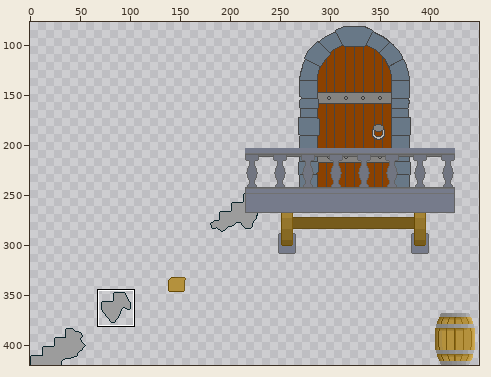
Two versions of one sprite sheet, castle_game/textures/staircase_down.png. Above: a wide view before the commit, with the close-up outlined.
Close-up. Earlier state:
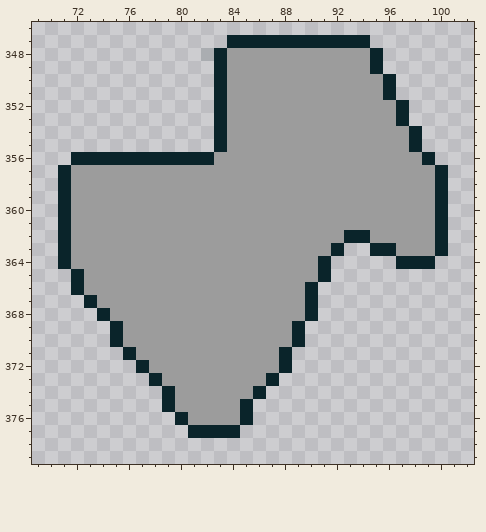
The file is 504x420 pixels. Colours within 5 levels of each other are drawn and written as one. Shown: x 69..102, y 346..379. The wide view leaves out empty margins. The commit also changed other parts of the picture, which this record leaves out.
New version:
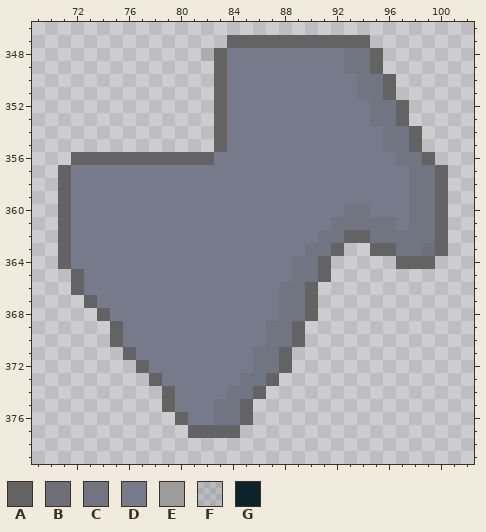
Palette (. is transparent): A #636363  B #6d7078  C #717581  D #767b8b  E #9c9c9c  F #0a242a1c  G #0a242a
From old to new:
The author changed colour G to colour A in row 347 at x 84 to 94; in rows 348 to 349 at x 83 and 95; in rows 350 to 351 at x 83 and 96; in rows 352 to 353 at x 83 and 97; in rows 354 to 355 at x 83 and 98; in row 356 at x 72 to 82 and 99.
The author changed colour G to colour A in rows 357 to 361 at x 71 and 100; in row 362 at x 71, 93 to 94 and 100; in row 363 at x 71, 92, 95 to 96 and 100; in row 364 at x 71, 91 and 97 to 99; in row 365 at x 72 and 91; in row 366 at x 72 and 90.
The author changed colour G to colour A in row 367 at x 73 and 90; in row 368 at x 74 and 90; in rows 369 to 370 at x 75 and 89; in row 371 at x 76 and 88; in row 372 at x 77 and 88; in row 373 at x 78 and 87.
The author changed colour G to colour A in row 374 at x 79 and 86; in row 375 at x 79 and 85; in row 376 at x 80 and 85; in row 377 at x 81 to 84.
The author changed colour E to colour B in row 363 at x 99.
The author changed colour E to colour C in rows 348 to 349 at x 93 to 94; in rows 350 to 351 at x 94 to 95; in rows 352 to 353 at x 95 to 96; in rows 354 to 355 at x 96 to 97; in row 356 at x 97 to 98; in rows 357 to 359 at x 98 to 99.
The author changed colour E to colour C in row 360 at x 93 to 94 and 98 to 99; in row 361 at x 92 to 96 and 98 to 99; in row 362 at x 91 to 92 and 95 to 99; in row 363 at x 90 to 91 and 97 to 98; in rows 364 to 365 at x 89 to 90; in rows 366 to 368 at x 88 to 89.
The author changed colour E to colour C in rows 369 to 370 at x 87 to 88; in rows 371 to 372 at x 86 to 87; in row 373 at x 85 to 86; in row 374 at x 84 to 85; in rows 375 to 376 at x 83 to 84.
The author changed colour E to colour D in rows 348 to 349 at x 84 to 92; in rows 350 to 351 at x 84 to 93; in rows 352 to 353 at x 84 to 94; in rows 354 to 355 at x 84 to 95; in row 356 at x 83 to 96; in rows 357 to 359 at x 72 to 97.
The author changed colour E to colour D in row 360 at x 72 to 92 and 95 to 97; in row 361 at x 72 to 91 and 97; in row 362 at x 72 to 90; in row 363 at x 72 to 89; in row 364 at x 72 to 88; in row 365 at x 73 to 88.
The author changed colour E to colour D in row 366 at x 73 to 87; in row 367 at x 74 to 87; in row 368 at x 75 to 87; in rows 369 to 370 at x 76 to 86; in row 371 at x 77 to 85; in row 372 at x 78 to 85.
The author changed colour E to colour D in row 373 at x 79 to 84; in row 374 at x 80 to 83; in row 375 at x 80 to 82; in row 376 at x 81 to 82.
Pixel boxes of the changes (left, top, right, bottom) in both close-ups:
changed: (58, 35, 448, 438)
